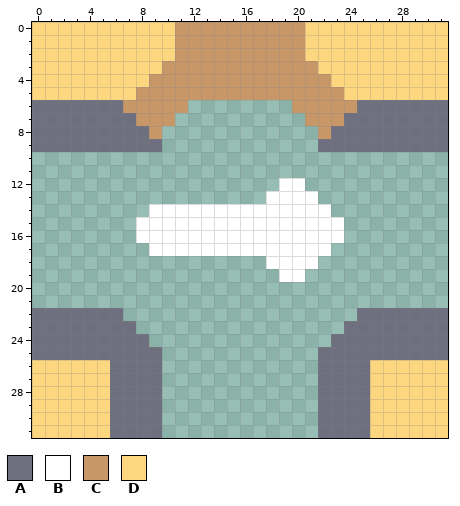
Pixel-art sprite -- sprites/blocks/liquids/directed-conduit/directed-conduit-top-2.png. This is how it looked before the edit.
The file is 32x32 pixels.
Palette (. is transparent): A #6e7080  B #ffffff  C #c89768  D #fdd680
After:
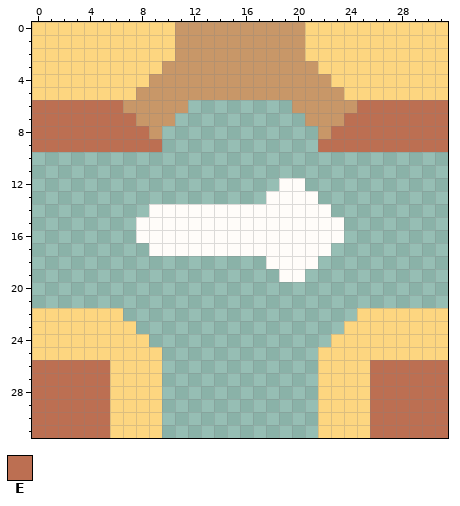
Colours new in this view: E #bc6f52
What changed:
colour B: #ffffff -> #fffcf9
Changed rows in their new state; - is a pixel that keeps its letter.
first column x 0:
 6 EEEEEEE------------------EEEEEEE
 7 EEEEEEEE----------------EEEEEEEE
 8 EEEEEEEEE--------------EEEEEEEEE
 9 EEEEEEEEEE------------EEEEEEEEEE
first column x 0:
22 DDDDDDD------------------DDDDDDD
23 DDDDDDDD----------------DDDDDDDD
24 DDDDDDDDD--------------DDDDDDDDD
25 DDDDDDDDDD------------DDDDDDDDDD
26 EEEEEEDDDD------------DDDDEEEEEE
27 EEEEEEDDDD------------DDDDEEEEEE
28 EEEEEEDDDD------------DDDDEEEEEE
29 EEEEEEDDDD------------DDDDEEEEEE
30 EEEEEEDDDD------------DDDDEEEEEE
31 EEEEEEDDDD------------DDDDEEEEEE
